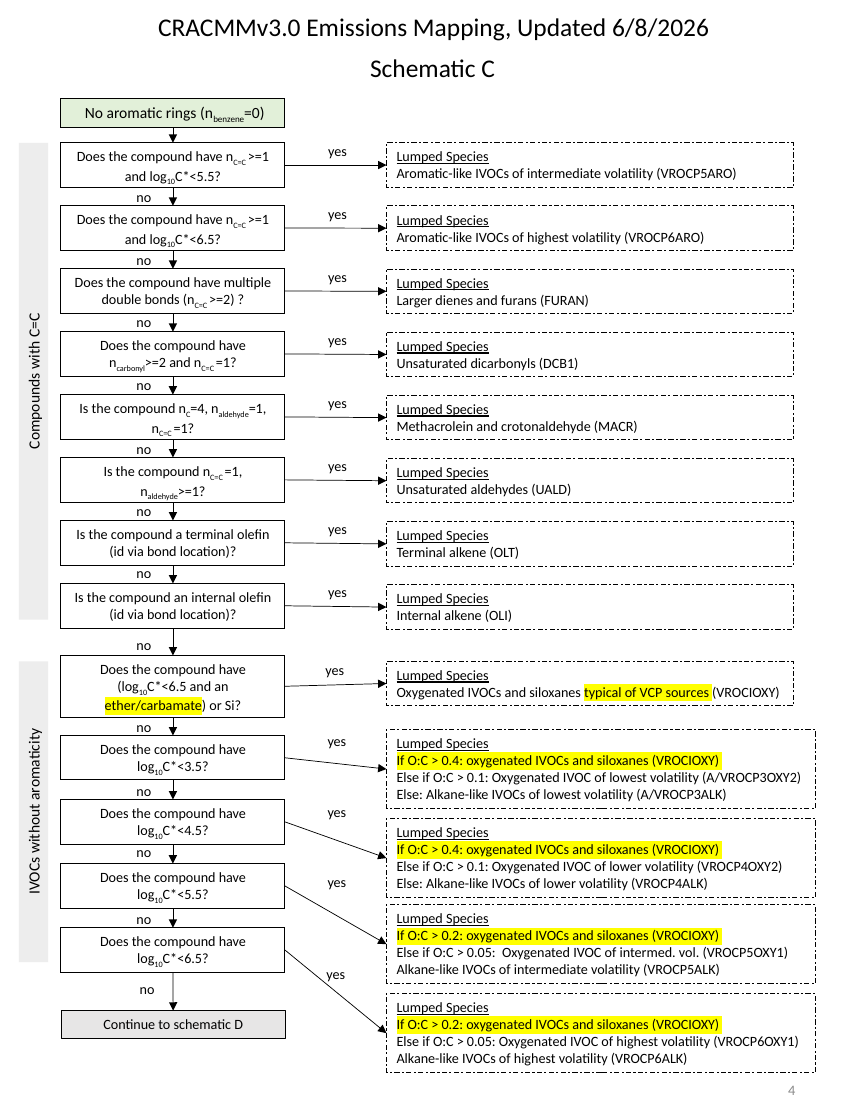
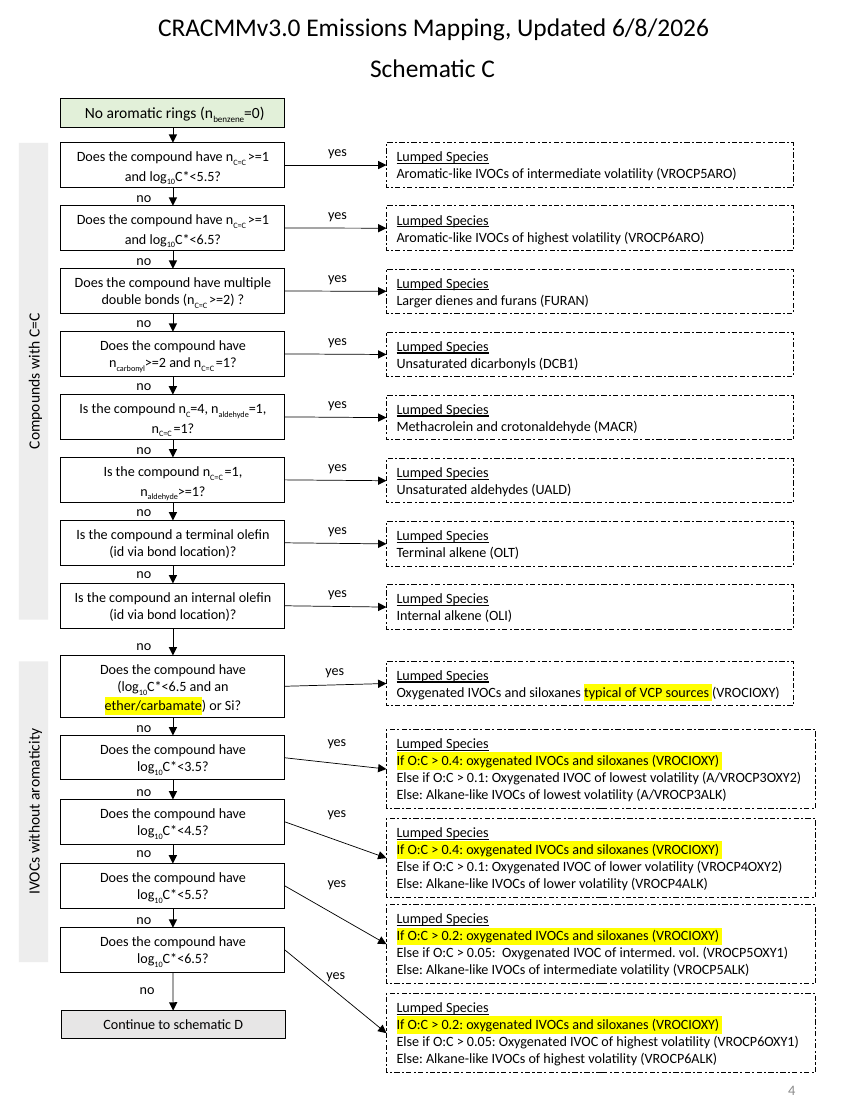
Before and after one commit to havalapye/EPACRACMM, a slide deck: slide 4 of emissions/cracmm3/cracmm3_mapping_flowchart.pptx. Drawn at 865x1120 pixels with LibreOffice and Linux fonts; fonts in the diff are those of the drawing. Boxes give left, top, right and bottom in pixels: in the first picture for what was removed or moved away, otherwise in the second. Text is boxed around its words. In the diff, an @@ line names an element or a change of style, - is before the commit and + after.

Commit message:
Correct typos in cracmm3 emission pdf and ppt mapper

```diff
--- a/emissions/cracmm3/cracmm3_mapping_flowchart.pptx
+++ b/emissions/cracmm3/cracmm3_mapping_flowchart.pptx
@@ text in rectangle at bbox=[397, 964, 750, 977]: text changed @@
-Alkane-like IVOCs of intermediate volatility (VROCP5ALK)
+Else: Alkane-like IVOCs of intermediate volatility (VROCP5ALK)
@@ text in rectangle at bbox=[397, 1053, 717, 1066]: text changed @@
-Alkane-like IVOCs of highest volatility (VROCP6ALK)
+Else: Alkane-like IVOCs of highest volatility (VROCP6ALK)
```
Also in this commit, not shown: 1 other slide changed, 1 other file.
